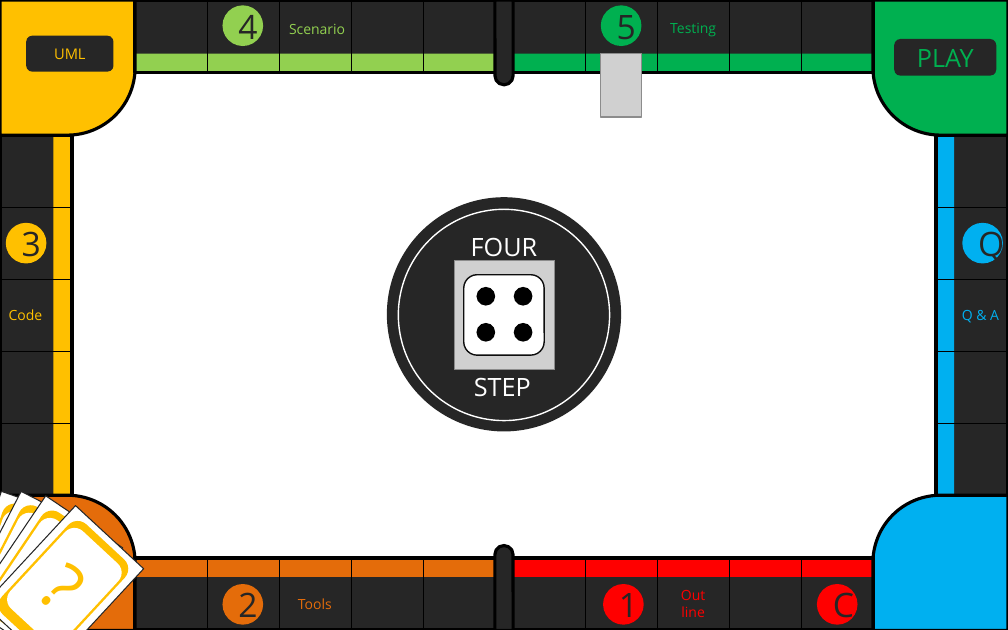
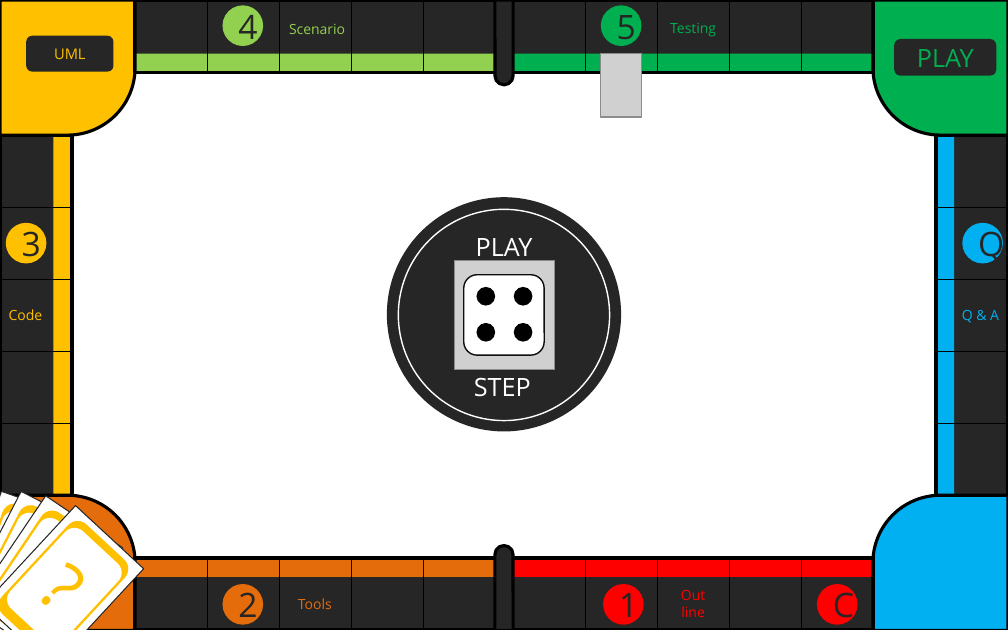
Before and after one commit to jopemachine-playground/Marble-of-University, a slide deck: slide 42 of Term_Project/텀프로젝트 최종 발표.pptx (slide 37 before the commit). Drawn at 1008x630 pixels with LibreOffice and Linux fonts; fonts in the diff are those of the drawing; grey boxes stand for pictures. Boxes give left, top, right and bottom in pixels: in the first picture for what was removed or moved away, otherwise in the second. Text is boxed around its words. In the diff, an @@ line names an element or a change of style, - is before the commit and + after.

```diff
--- a/Term_Project/텀프로젝트 최종 발표.pptx
+++ b/Term_Project/텀프로젝트 최종 발표.pptx
@@ text at (x1=476, y1=238, x2=533, y2=263): text changed @@
-FOUR
+PLAY
```
Also in this commit, not shown: 11 other slides changed, 4 slides added.
